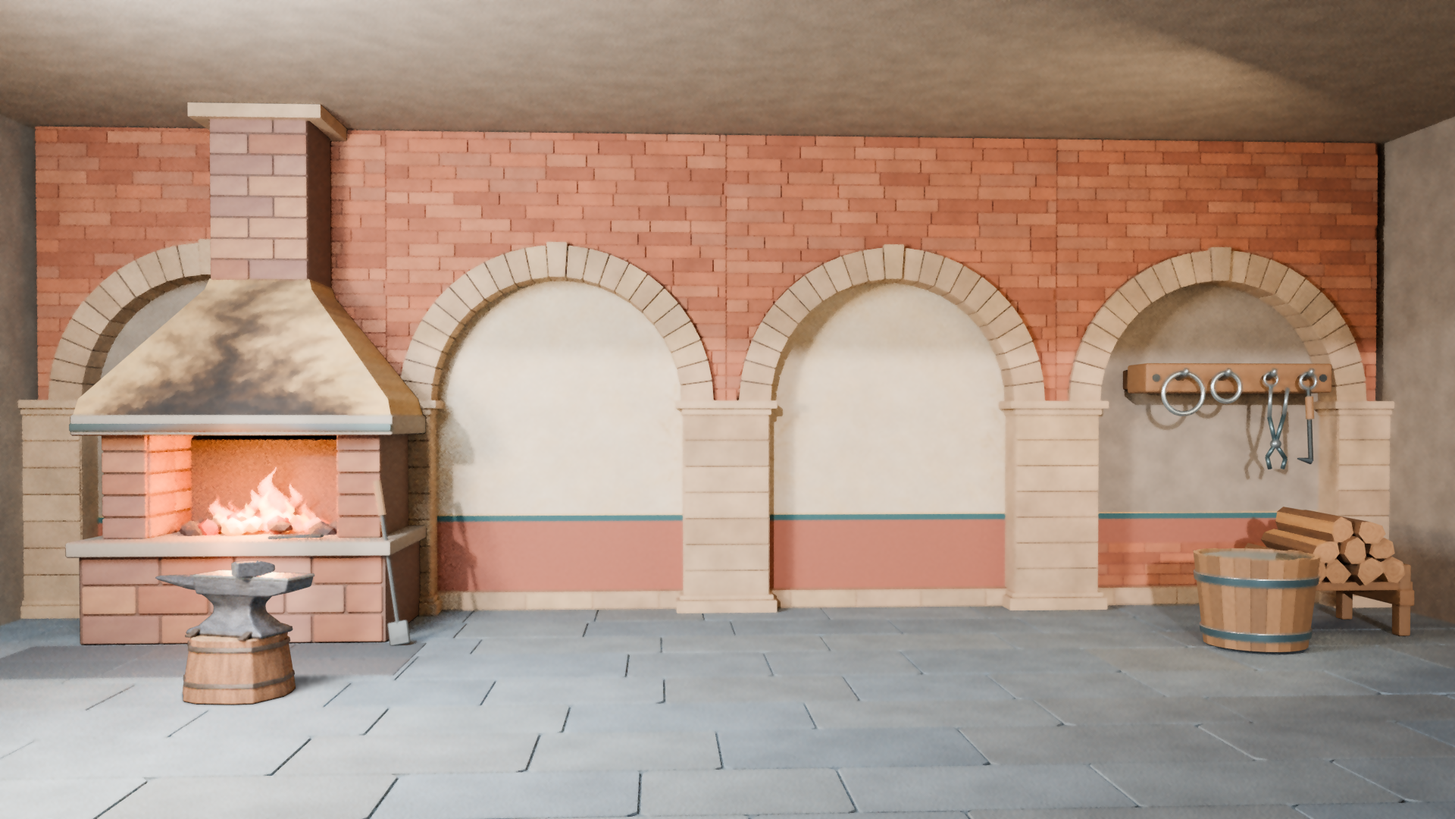
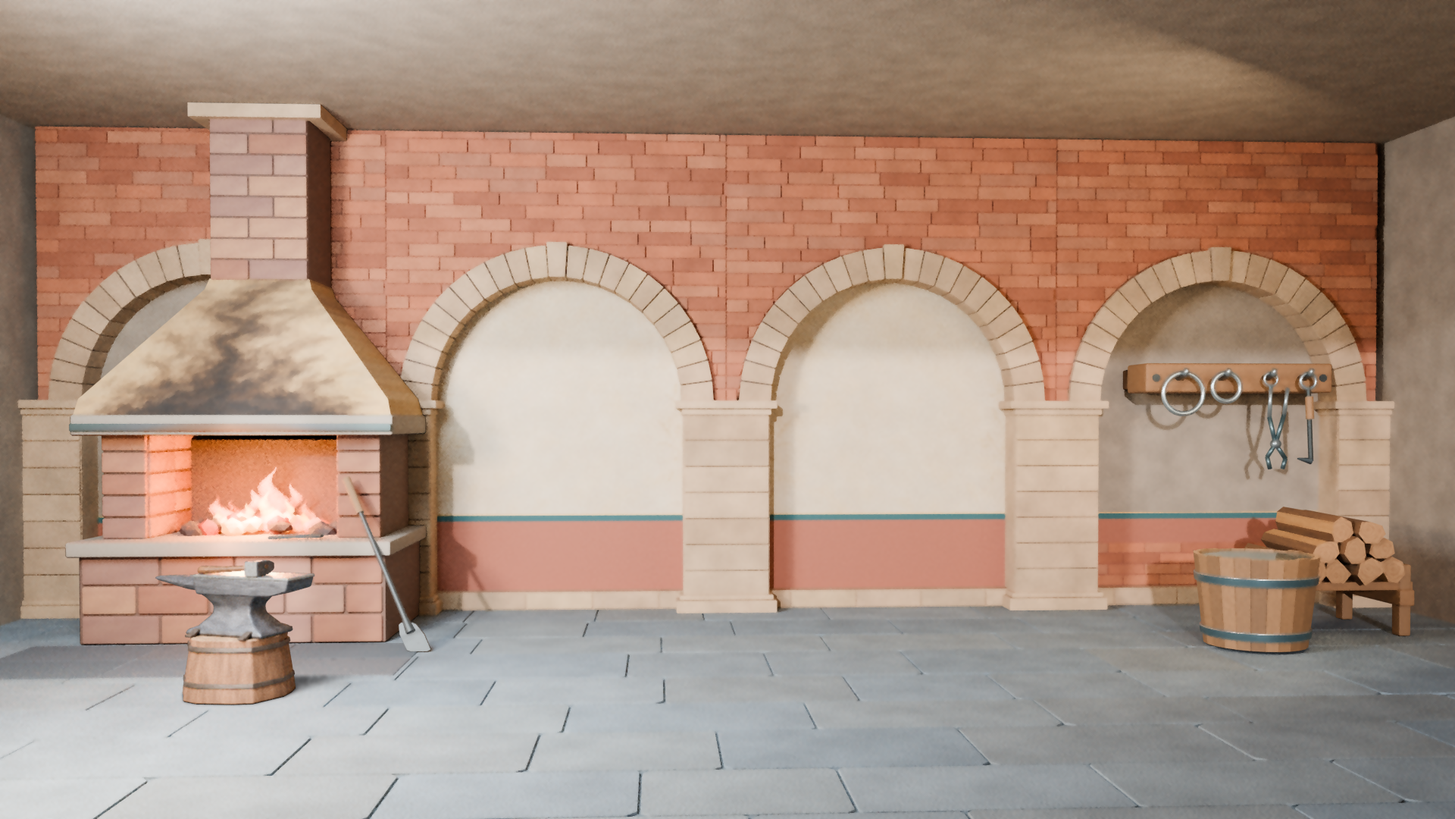
Layered file, before and after one edit (1455 x 819). Changes by layer:
painted on "铁砧与木墩" over [191, 558, 316, 698]
painted on "铁砧与墩座投影" over [191, 608, 483, 698]
painted on "锻炉与炉火" over [325, 463, 433, 652]
painted on "炉光与道具在建筑上的投影" over [325, 393, 582, 677]
